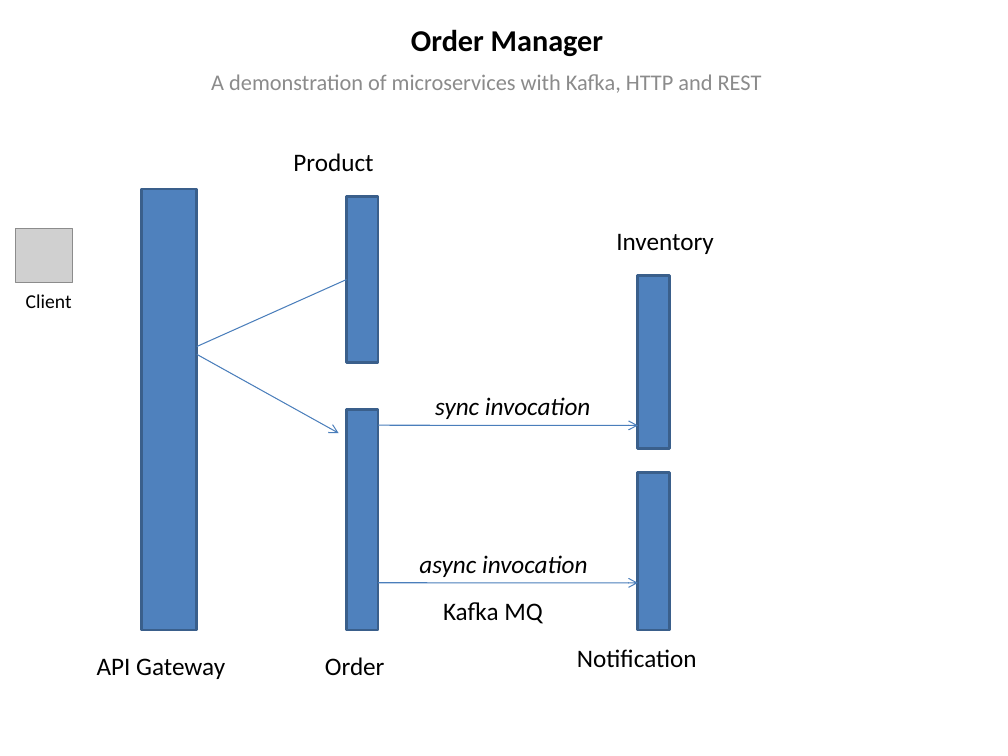
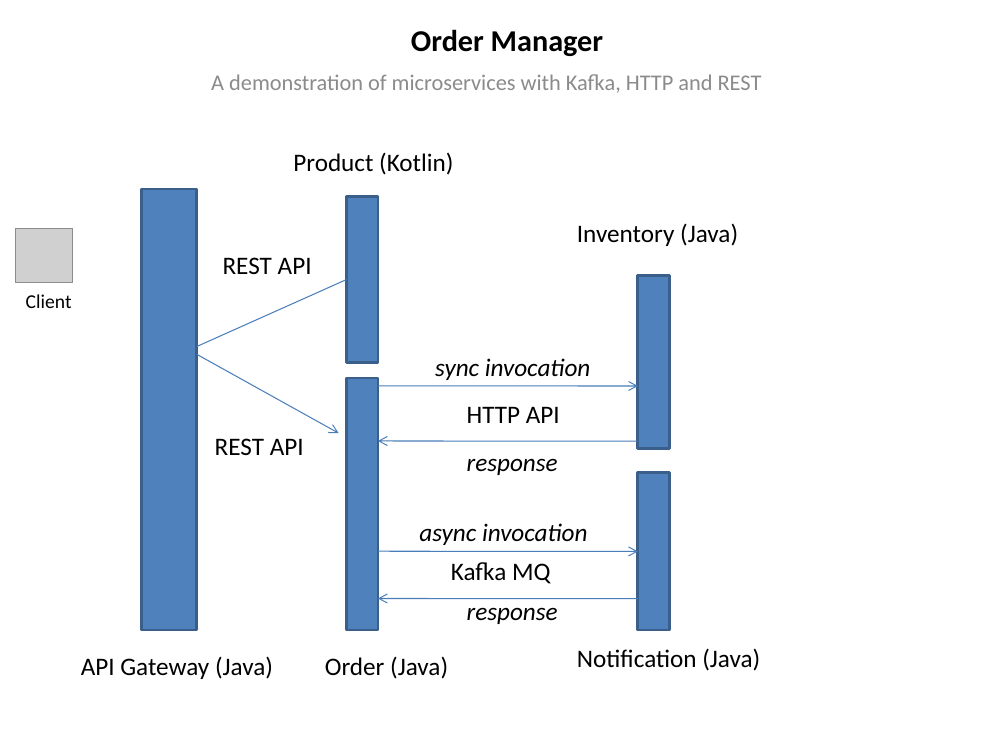
Before and after one commit to rishiraj88/order-manager, a slide deck: slide 1 of assets/doc/Order Manager design.pptx. Drawn at 1008x756 pixels with LibreOffice and Linux fonts; fonts in the diff are those of the drawing; grey boxes stand for pictures. Boxes give left, top, right and bottom in pixels: in the first picture for what was removed or moved away, otherwise in the second. Text is boxed around its words. In the diff, an @@ line names an element or a change of style, - is before the commit and + after.

```diff
--- a/assets/doc/Order Manager design.pptx
+++ b/assets/doc/Order Manager design.pptx
@@ text at box(293, 152, 453, 175): text changed @@
-Product
+Product (Kotlin)
@@ text at box(577, 223, 738, 246): text changed @@
-Inventory
+Inventory (Java)
@@ text added at box(223, 257, 312, 274), 18 pt, text #000000 @@
+REST API
@@ text "sync invocation": place and size @@
-text "sync invocation" at box(435, 397, 591, 419)
+text "sync invocation" at box(435, 358, 591, 380)
@@ rectangle: place and size @@
-rectangle at box(347, 409, 378, 630)
+rectangle at box(347, 378, 378, 630)
@@ arrow moved from (378, 425) - (638, 425) to (378, 386) - (638, 386) @@
@@ text added at box(467, 406, 560, 423), 18 pt, text #000000 @@
+HTTP API
@@ text added at box(215, 438, 304, 455), 18 pt, text #000000 @@
+REST API
@@ arrow added from (638, 442) to (378, 442), #4B7EBC 0.75 pt @@
@@ text added at box(467, 458, 558, 475), 18 pt, text #000000, italic @@
+response
@@ text "async invocation": place and size @@
-text "async invocation" at box(419, 555, 587, 577)
+text "async invocation" at box(419, 523, 587, 545)
@@ arrow moved from (378, 583) - (638, 583) to (378, 551) - (638, 551) @@
@@ text "Kafka MQ": place and size @@
-text "Kafka MQ" at box(443, 602, 542, 624)
+text "Kafka MQ" at box(451, 562, 550, 584)
@@ arrow added from (638, 599) to (378, 599), #4B7EBC 0.75 pt @@
@@ text added at box(467, 607, 558, 624), 18 pt, text #000000, italic @@
+response
@@ text at box(81, 656, 273, 679): text changed @@
-API Gateway
+API Gateway (Java)
@@ text at box(325, 656, 448, 679): text changed @@
-Order
+Order (Java)
@@ text at box(577, 648, 760, 671): text changed @@
-Notification
+Notification (Java)
```
Also in this commit, not shown: 53 other files.
